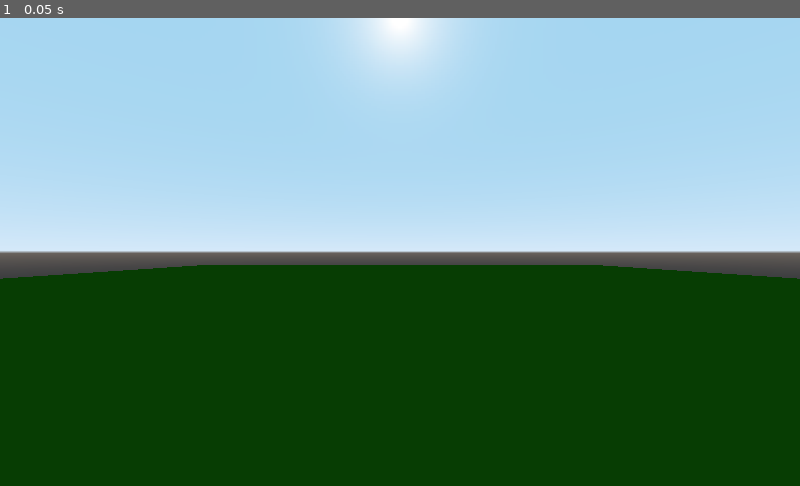
Above: before the commit, frame 1.
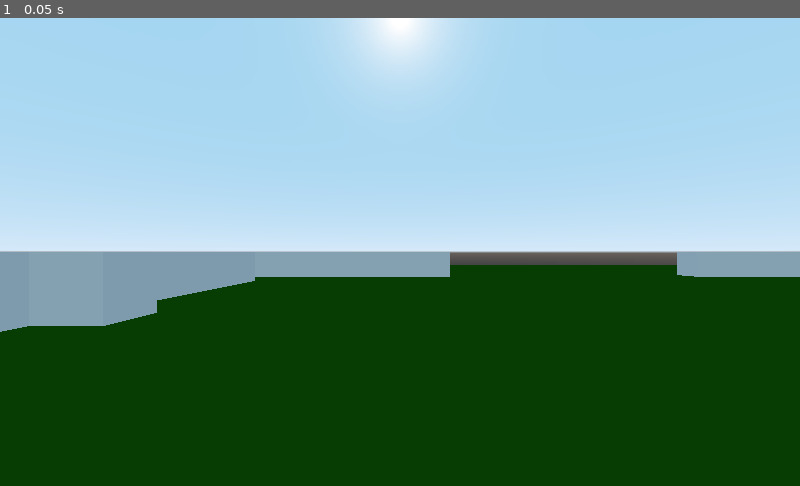
Above: after the commit, the same moment.

Repository: ToBaDi/pacman_3d_first_person
Game: Godot game, scene res://aban/main.tscn
Two runs of this game, one before a commit and one after it. Both use one fixed random seed, a clock stepped at 60 frames per second and the inputs below.
Inputs:
- Up to frame 1 (0.05 s): no input

The runs differ from the first frame. In frame 1, 6.2% of the frame differs, in the area x 0-100%, y 50-68%.

Commit message:
middle of map design

Diff:
--- a/aban/main.tscn
+++ b/aban/main.tscn
@@ -40,8 +40,49 @@
 [node name="Ground" type="MeshInstance" parent="Scene"]
 mesh = SubResource( 2 )
 material/0 = SubResource( 3 )
+__meta__ = {
+"_edit_lock_": true
+}
 
 [node name="PlayerCamera" type="Camera" parent="Scene"]
-transform = Transform( 1, 0, 0, 0, 1, 0, 0, 0, 1, 0, 2, 0 )
+transform = Transform( 1, 0, 0, 0, 1, 0, 0, 0, 1, -14, 2, 0 )
+
+[node name="Walls" type="CSGCombiner" parent="Scene"]
+use_collision = true
+
+[node name="Bottom" type="CSGBox" parent="Scene/Walls"]
+transform = Transform( 1, 0, 0, 0, 1, 0, 0, 0, 1, -31, 1, 0 )
+depth = 54.0
+
+[node name="Top" type="CSGBox" parent="Scene/Walls"]
+transform = Transform( 1, 0, 0, 0, 1, 0, 0, 0, 1, 31, 1, 0 )
+depth = 54.0
+
+[node name="LeftBottom" type="CSGBox" parent="Scene/Walls"]
+transform = Transform( 1, 0, 0, 0, 1, 0, 0, 0, 1, -21, 1, -28 )
+width = 22.0
+
+[node name="RightBottom" type="CSGBox" parent="Scene/Walls"]
+transform = Transform( 1, 0, 0, 0, 1, 0, 0, 0, 1, -21, 1, 28 )
+width = 22.0
+
+[node name="LeftTop" type="CSGBox" parent="Scene/Walls"]
+transform = Transform( 1, 0, 0, 0, 1, 0, 0, 0, 1, 21, 1, -28 )
+width = 22.0
+
+[node name="RightTop" type="CSGBox" parent="Scene/Walls"]
+transform = Transform( 1, 0, 0, 0, 1, 0, 0, 0, 1, 21, 1, 28 )
+width = 22.0
+
+[node name="LeftAnchor" type="CSGBox" parent="Scene/Walls"]
+transform = Transform( 1, 0, 0, 0, 1, 0, 0, 0, 1, -25, 1, -14 )
+depth = 18.0
+
+[node name="LeftAnchorOne" type="CSGBox" parent="Scene/Walls"]
+transform = Transform( 1, 0, 0, 0, 1, 0, 0, 0, 1, -23, 1, -10 )
+
+[node name="RightAnchor" type="CSGBox" parent="Scene/Walls"]
+transform = Transform( 1, 0, 0, 0, 1, 0, 0, 0, 1, -25, 1, 14 )
+depth = 18.0
 
 [node name="AnimationPlayer" type="AnimationPlayer" parent="."]
